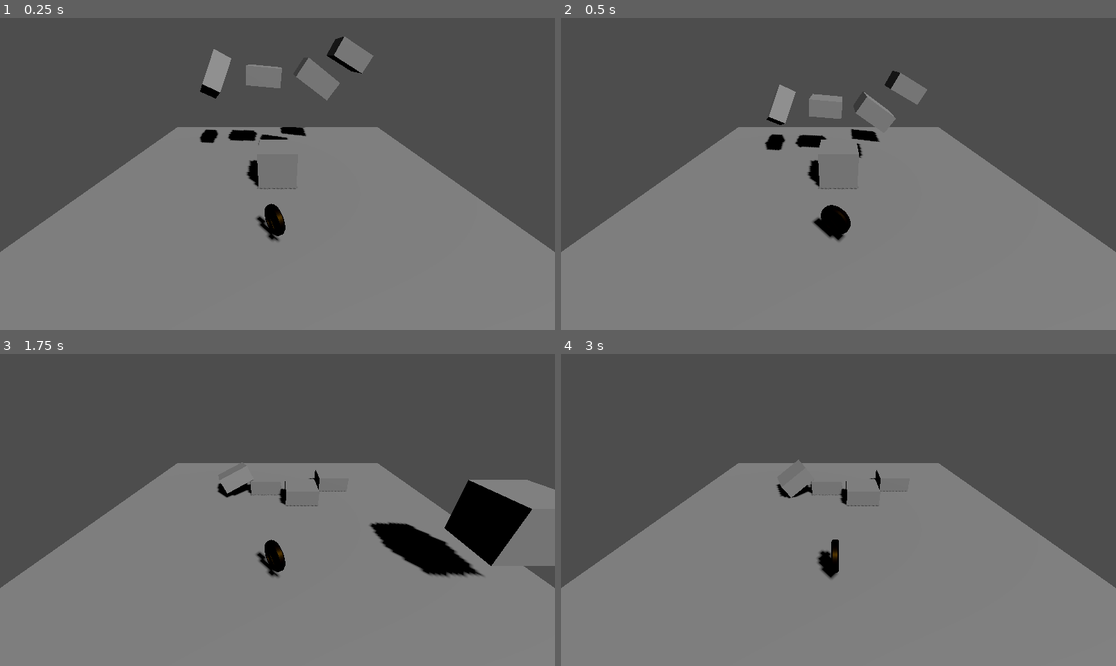
Above: before the commit, frames 1-4 (two rows, left to right).
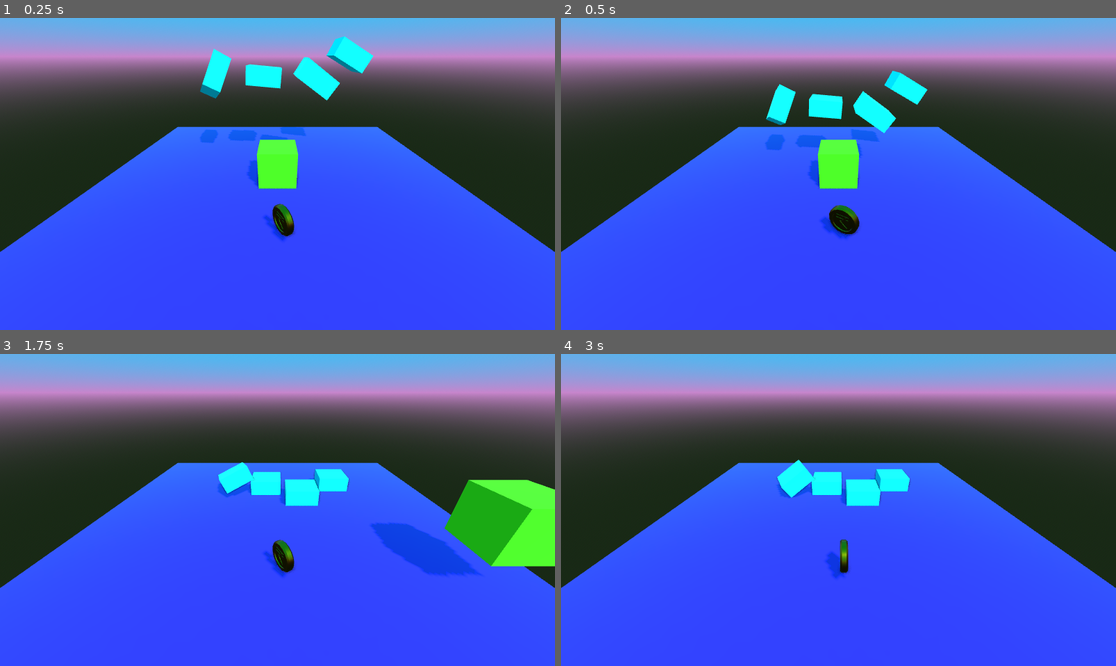
Above: after the commit, the same moments.

Repository: thedhruval/3D-Platformer-Game
Game: Godot game, scene res://level_1.tscn
Same seed, same stepped clock (60 frames per second), same inputs: the game is played once before the commit and once after it. The project has no main scene, so this scene is started directly.
Inputs:
- Up to frame 1 (0.25 s): no input
- Up to frame 2 (0.5 s): no input
- Up to frame 3 (1.75 s): tap Enter (ui_accept) at 0.5, 0.77, 1.52 s; hold Right (ui_right) 0.53-1.28 s; hold Down (ui_down) from 1.28 s (still down)
- Up to frame 4 (3 s): release Down (ui_down) at 2.03 s; hold Right (ui_right) 2.03-2.78 s; hold Up (ui_up) from 2.78 s (still down)

The runs differ from the first frame. In frame 1, 94% of the frame differs, in the area x 0-100%, y 0-100%; in frame 2, 94%; in frame 3, 93%; in frame 4, 93%.

Commit message:
Materials, Environment Sky, SSR, SSAO, anti-aliasing

Diff:
--- a/Assets/Models/coin_new.tres
+++ b/Assets/Models/coin_new.tres
@@ -5,7 +5,7 @@
 cull_mode = 2
 albedo_color = Color(0.87939876, 0.59875023, 0, 1)
 metallic = 1.0
-roughness = 0.1513158
+roughness = 0.45
 
 [sub_resource type="ArrayMesh" id="ArrayMesh_4u3mp"]
 _surfaces = [{
--- /dev/null
+++ b/Resources/Level_1_Environment.tres
@@ -0,0 +1,20 @@
+[gd_resource type="Environment" format=3 uid="uid://da0e0resk3erv"]
+
+[sub_resource type="ProceduralSkyMaterial" id="ProceduralSkyMaterial_hn12h"]
+sky_top_color = Color(0.100000024, 0.80499995, 1, 1)
+sky_horizon_color = Color(0.7813334, 0.52, 0.8, 1)
+sky_curve = 0.06529408
+ground_bottom_color = Color(0.11548666, 0.17, 0.1071, 1)
+ground_horizon_color = Color(0.7813334, 0.52, 0.8, 1)
+ground_curve = 0.044382874
+
+[sub_resource type="Sky" id="Sky_ihfcg"]
+sky_material = SubResource("ProceduralSkyMaterial_hn12h")
+
+[resource]
+background_mode = 2
+sky = SubResource("Sky_ihfcg")
+ambient_light_color = Color(1, 1, 1, 1)
+ambient_light_sky_contribution = 0.75
+ssr_enabled = true
+ssao_enabled = true
--- a/block.tscn
+++ b/block.tscn
@@ -1,6 +1,10 @@
 [gd_scene format=3 uid="uid://b32440loh4ttm"]
 
+[sub_resource type="StandardMaterial3D" id="StandardMaterial3D_qncar"]
+albedo_color = Color(0, 0.83333325, 1, 1)
+
 [sub_resource type="BoxMesh" id="BoxMesh_qncar"]
+material = SubResource("StandardMaterial3D_qncar")
 size = Vector3(1, 0.5, 1)
 
 [sub_resource type="BoxShape3D" id="BoxShape3D_im0tn"]
--- a/blockhead.tscn
+++ b/blockhead.tscn
@@ -4,7 +4,11 @@
 
 [sub_resource type="BoxShape3D" id="BoxShape3D_yx57d"]
 
+[sub_resource type="StandardMaterial3D" id="StandardMaterial3D_uui26"]
+albedo_color = Color(0.225, 0.9, 0, 1)
+
 [sub_resource type="BoxMesh" id="BoxMesh_uui26"]
+material = SubResource("StandardMaterial3D_uui26")
 
 [node name="Blockhead" type="CharacterBody3D" unique_id=1419234880]
 script = ExtResource("1_uui26")
--- a/level_1.tscn
+++ b/level_1.tscn
@@ -3,8 +3,14 @@
 [ext_resource type="PackedScene" uid="uid://b32440loh4ttm" path="res://block.tscn" id="1_3hls8"]
 [ext_resource type="PackedScene" uid="uid://bl2jo77v1uuib" path="res://blockhead.tscn" id="2_hbghi"]
 [ext_resource type="PackedScene" uid="uid://dbxs52if8rhw0" path="res://coin.tscn" id="3_hn12h"]
+[ext_resource type="Environment" uid="uid://da0e0resk3erv" path="res://Resources/Level_1_Environment.tres" id="4_ihfcg"]
+
+[sub_resource type="StandardMaterial3D" id="StandardMaterial3D_hn12h"]
+albedo_color = Color(0.16529995, 0.08700002, 0.87, 1)
+roughness = 0.0
 
 [sub_resource type="BoxMesh" id="BoxMesh_ilcil"]
+material = SubResource("StandardMaterial3D_hn12h")
 size = Vector3(10, 0.5, 10)
 
 [sub_resource type="BoxShape3D" id="BoxShape3D_ilcil"]
@@ -47,4 +53,7 @@
 transform = Transform3D(1, 0, 0, 0, 1, 0, 0, 0, 1, 0, 0.4499998, 0)
 
 [node name="Coin" parent="." unique_id=2045946865 instance=ExtResource("3_hn12h")]
-transform = Transform3D(1, 0, 0, 0, 1, 0, 0, 0, 1, -0.05693388, 0.43462014, 2.222539)
+transform = Transform3D(1, 0, 0, 0, 1, 0, 0, 0, 1, 0.09713721, 0.43462014, 2.222539)
+
+[node name="WorldEnvironment" type="WorldEnvironment" parent="." unique_id=663085010]
+environment = ExtResource("4_ihfcg")
--- a/project.godot
+++ b/project.godot
@@ -21,3 +21,4 @@
 [rendering]
 
 rendering_device/driver.windows="d3d12"
+anti_aliasing/quality/msaa_3d=1
